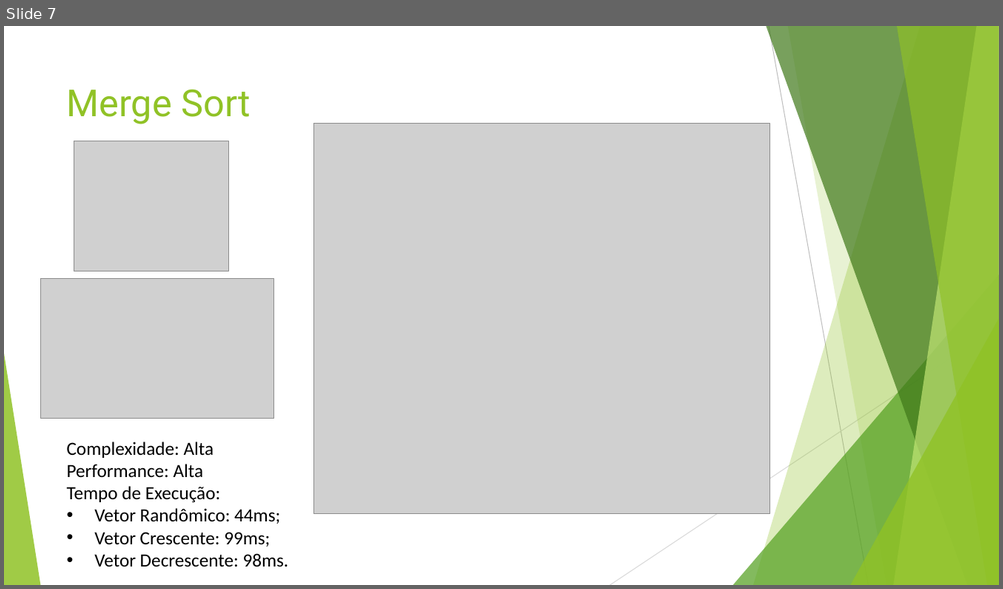
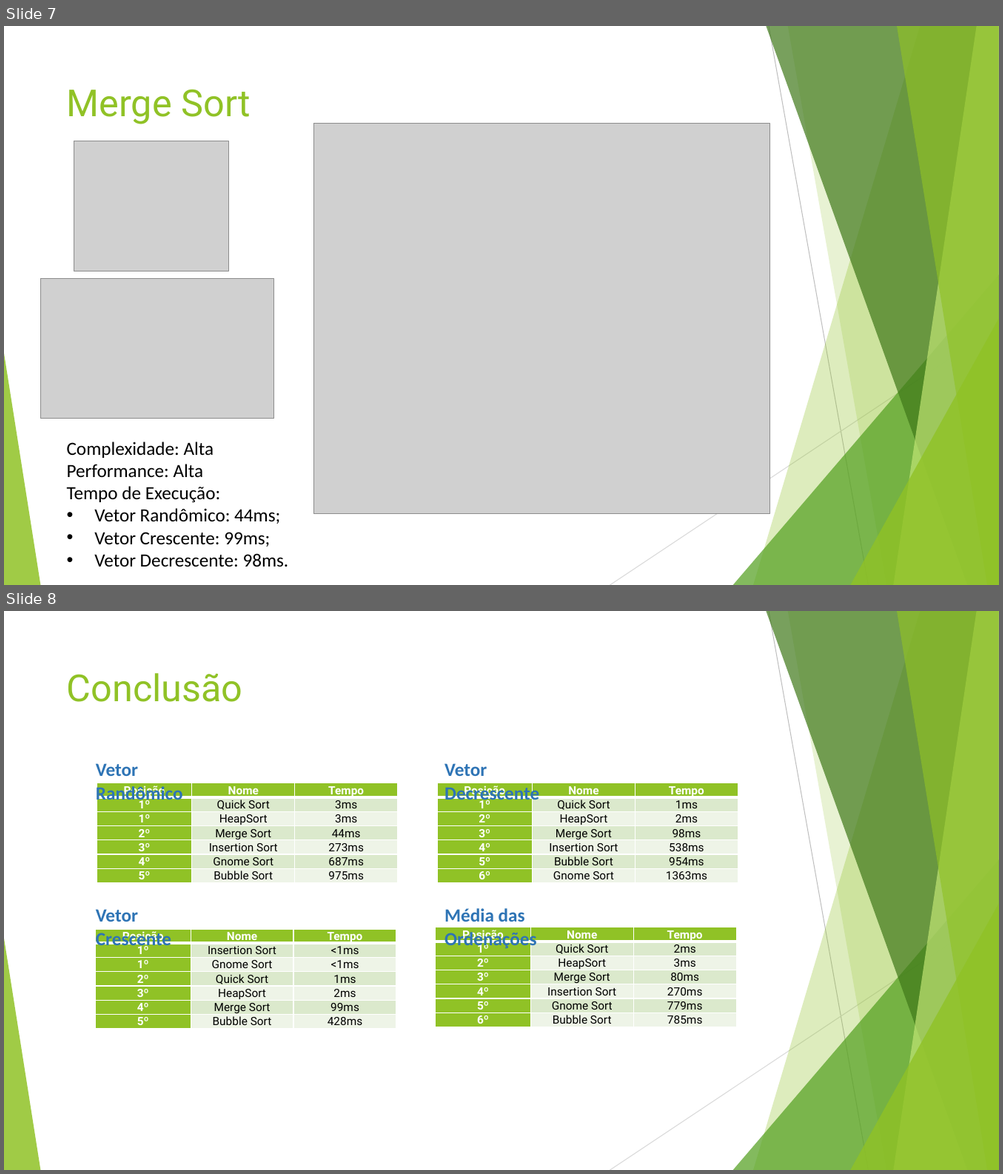
Before and after one commit to gmalaquias/benchmark-metodos-ordenacao, a slide deck: documentação/Apresentação.pptx. Shown one above the other, each under a label of ours: slide 7 before the commit, slides 7 and 8 after it. The pictures are 1003x589 and 1003x1174 pixels, drawn with LibreOffice and Linux fonts; fonts in the diff are those of the drawing; grey boxes stand for pictures. Boxes give left, top, right and bottom in pixels: in the first picture for what was removed or moved away, otherwise in the second. Text is boxed around its words. In the diff, an @@ line names an element or a change of style, - is before the commit and + after.

```diff
--- a/documentação/Apresentação.pptx
+++ b/documentação/Apresentação.pptx
@@ slide 8 added at (4,611,999,1170), background #FFFFFF; not listed: 10 template elements that a slide beside it also shows @@
@@ title added at (67,673,243,702), 36 pt, text #90C226 @@
+Conclusão
@@ text added at (96,763,183,805), 18 pt, text #2E74B5, bold @@
+Vetor Randômico
@@ text added at (444,763,539,805), 18 pt, text #2E74B5, bold @@
+Vetor Decrescente
@@ table added at (96,783,398,886), 7 rows, 3 columns @@
+Posição | Nome | Tempo
+1º | Quick Sort | 3ms
+1º | HeapSort | 3ms
+2º | Merge Sort | 44ms
+3º | Insertion Sort | 273ms
+4º | Gnome Sort | 687ms
+5º | Bubble Sort | 975ms
@@ table added at (437,783,738,886), 7 rows, 3 columns @@
+Posição | Nome | Tempo
+1º | Quick Sort | 1ms
+2º | HeapSort | 2ms
+3º | Merge Sort | 98ms
+4º | Insertion Sort | 538ms
+5º | Bubble Sort | 954ms
+6º | Gnome Sort | 1363ms
@@ text added at (96,909,171,950), 18 pt, text #2E74B5, bold @@
+Vetor Crescente
@@ text added at (444,908,536,950), 18 pt, text #2E74B5, bold @@
+Média das Ordenações
@@ table added at (96,930,397,1032), 7 rows, 3 columns @@
+Posição | Nome | Tempo
+1º | Insertion Sort | <1ms
+1º | Gnome Sort | <1ms
+2º | Quick Sort | 1ms
+3º | HeapSort | 2ms
+4º | Merge Sort | 99ms
+5º | Bubble Sort | 428ms
@@ table added at (435,927,737,1031), 7 rows, 3 columns @@
+Posição | Nome | Tempo
+1º | Quick Sort | 2ms
+2º | HeapSort | 3ms
+3º | Merge Sort | 80ms
+4º | Insertion Sort | 270ms
+5º | Gnome Sort | 779ms
+6º | Bubble Sort | 785ms
```
Also in this commit, not shown: 2 other files.
